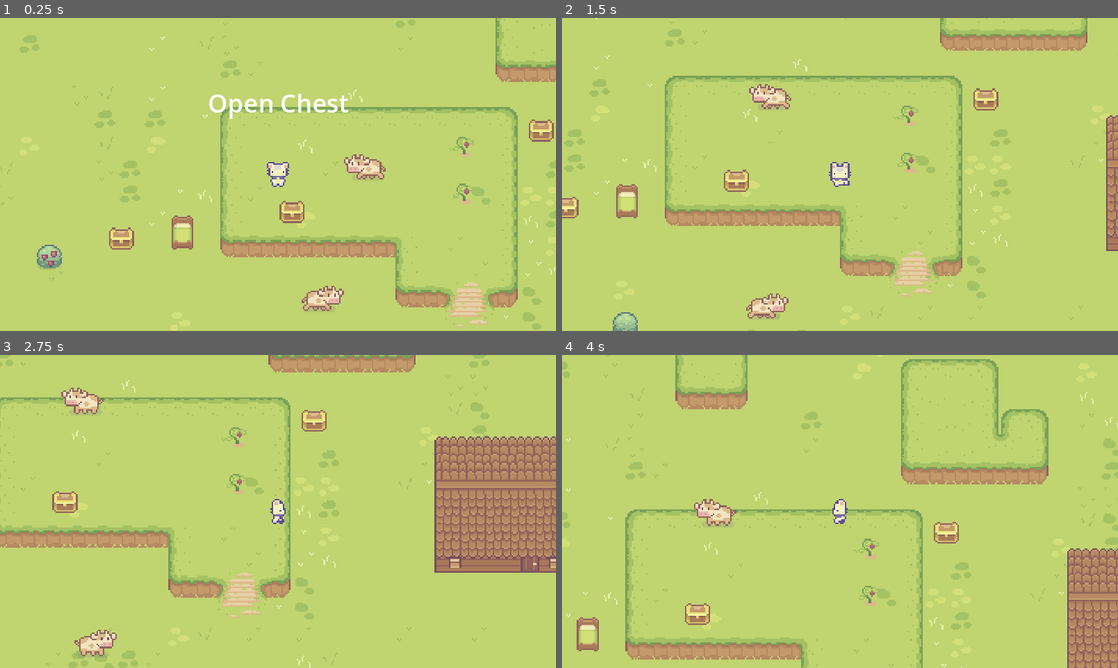
Above: before the commit, frames 1-4 (two rows, left to right).
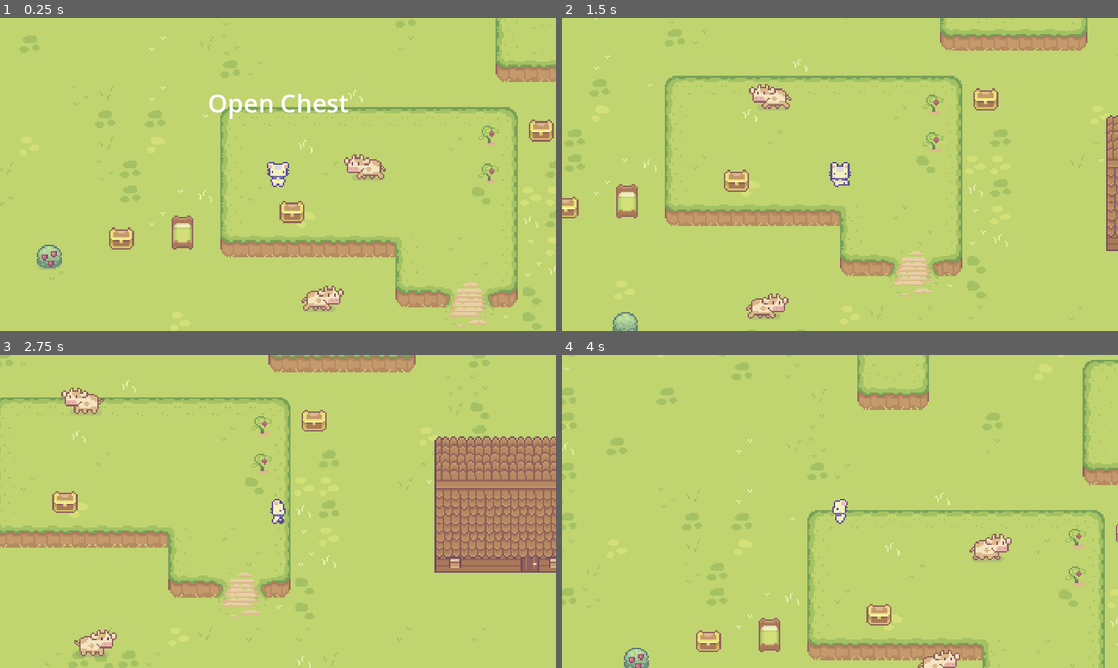
Above: after the commit, the same moments.

Repository: kawaiibats/tacobat
Game: Godot game, scene res://scene_switcher.tscn
The game is run twice, just before and just after one commit, with the same random seed, the same clock (stepped at 60 frames per second) and the same inputs.
Inputs (mouse positions are in pixels of both pictures, inside the frame that each line leads up to):
- Up to frame 1 (0.25 s): no input
- Up to frame 2 (1.5 s): move the mouse to (612, 255) at 0.52 s; hold D (right) 0.53-1.28 s; right-click (612, 255) at 0.6 s; click (612, 255) at 0.67 s; move the mouse to (728, 190) at 1.27 s; hold S (down) from 1.28 s (still down); tap F (interact) at 1.35 s
- Up to frame 3 (2.75 s): move the mouse to (61, 646) at 2.02 s; release S (down) at 2.03 s; hold D (right) from 2.03 s (still down); right-click (61, 646) at 2.1 s; click (61, 646) at 2.17 s
- Up to frame 4 (4 s): move the mouse to (812, 574) at 2.77 s; release D (right) at 2.78 s; hold W (up) 2.78-3.53 s; tap F (interact) at 2.85 s; click (812, 574) at 2.92 s; move the mouse to (1006, 558) at 3.52 s; hold A (left) from 3.53 s (still down); right-click (1006, 558) at 3.6 s

The runs differ from the first frame. In frame 1, 0.4% of the frame differs, in the area x 81-90%, y 34-60%; in frame 2, 0.4%; in frame 3, 0.4%; in frame 4, 22%, in the area x 0-100%, y 0-100%.

Commit message:
fixing the accidental teleport bug
i forgot to commit this

Diff:
--- a/levels/game_level.tscn
+++ b/levels/game_level.tscn
@@ -1149,10 +1149,10 @@
 position = Vector2(-81, 123)
 
 [node name="warpArea2" parent="." instance=ExtResource("16_awuu8")]
-position = Vector2(110, -42)
+position = Vector2(126, -49)
 
 [node name="warpArea" parent="." instance=ExtResource("16_awuu8")]
-position = Vector2(110, -12)
+position = Vector2(126, -25)
 destination = "game_level"
 
 [node name="warpdevlvl2" parent="." instance=ExtResource("16_awuu8")]
